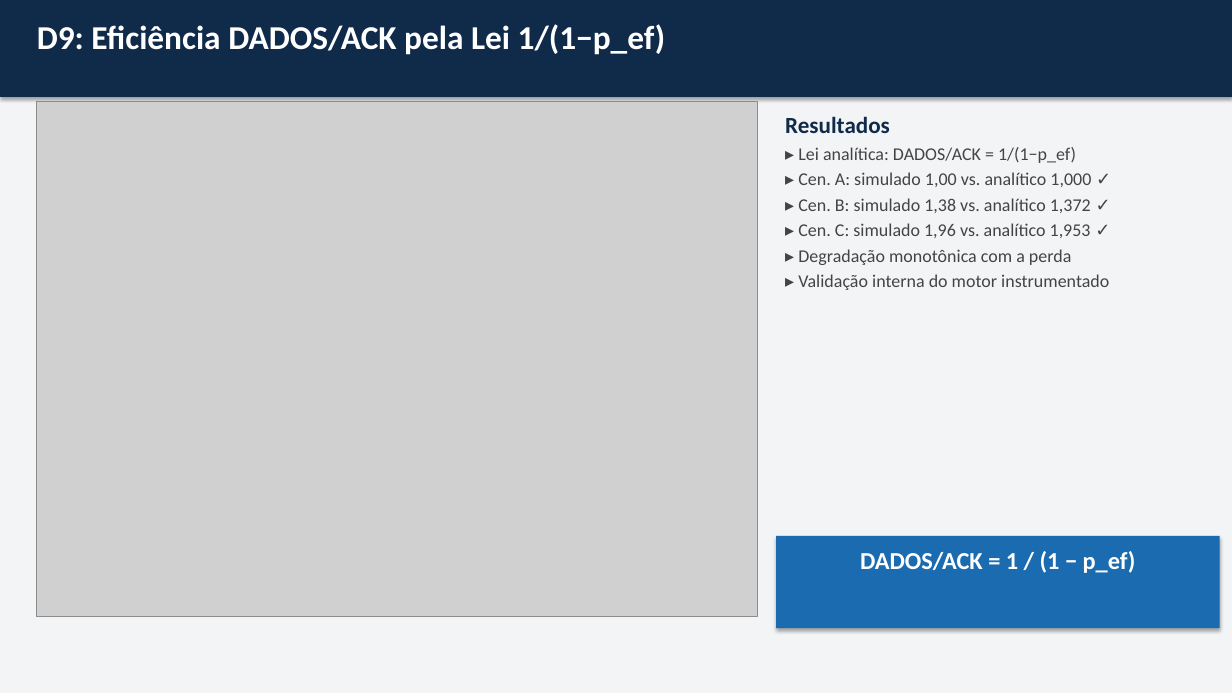
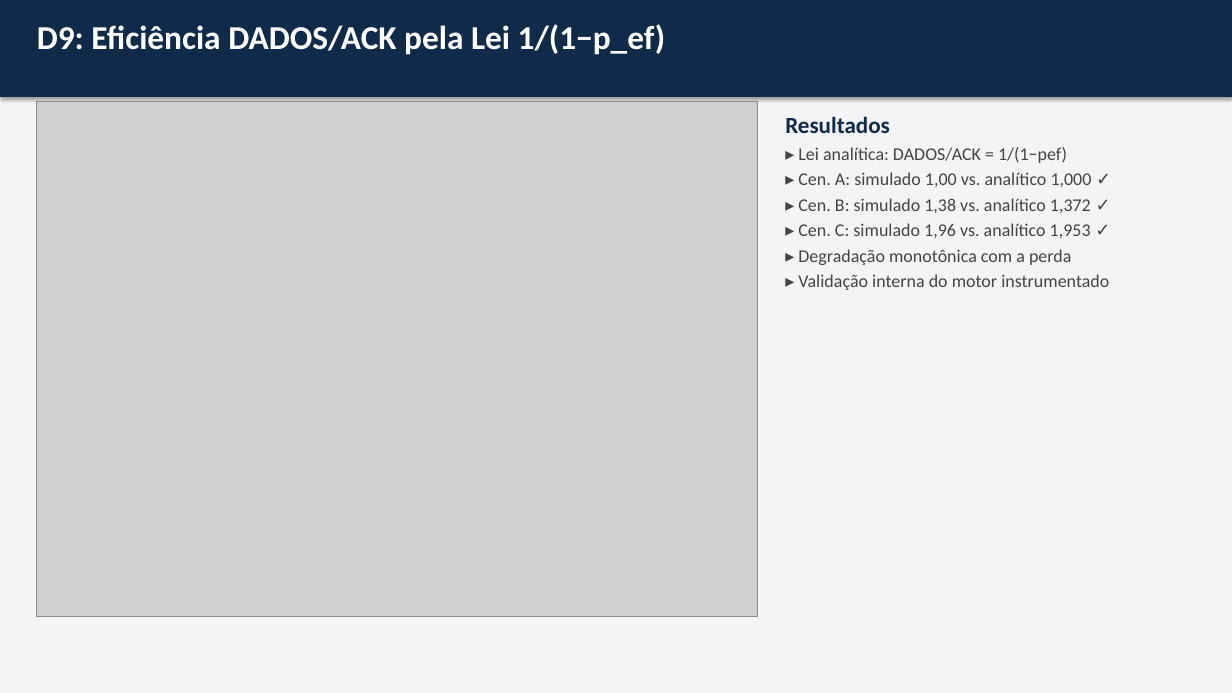
Before and after one commit to Anth0nYM/redes-de-computadores-dccmapi, a slide deck: slide 29 of paper/fase2_slides.pptx (slide 28 before the commit). Drawn at 1232x693 pixels with LibreOffice and Linux fonts; fonts in the diff are those of the drawing; grey boxes stand for pictures. Boxes give left, top, right and bottom in pixels: in the first picture for what was removed or moved away, otherwise in the second. Text is boxed around its words. In the diff, an @@ line names an element or a change of style, - is before the commit and + after.

```diff
--- a/paper/fase2_slides.pptx
+++ b/paper/fase2_slides.pptx
@@ text at (798, 147, 1067, 163): text changed @@
-▸ Lei analítica: DADOS/ACK = 1/(1−p_ef)
+▸ Lei analítica: DADOS/ACK = 1/(1−pef)
@@ rectangle removed at (776, 536, 1220, 628) @@
@@ text removed at (860, 551, 1136, 573) @@
-DADOS/ACK = 1 / (1 − p_ef)
```
Also in this commit, not shown: 11 other slides changed, 1 slide added, 3 other files.
